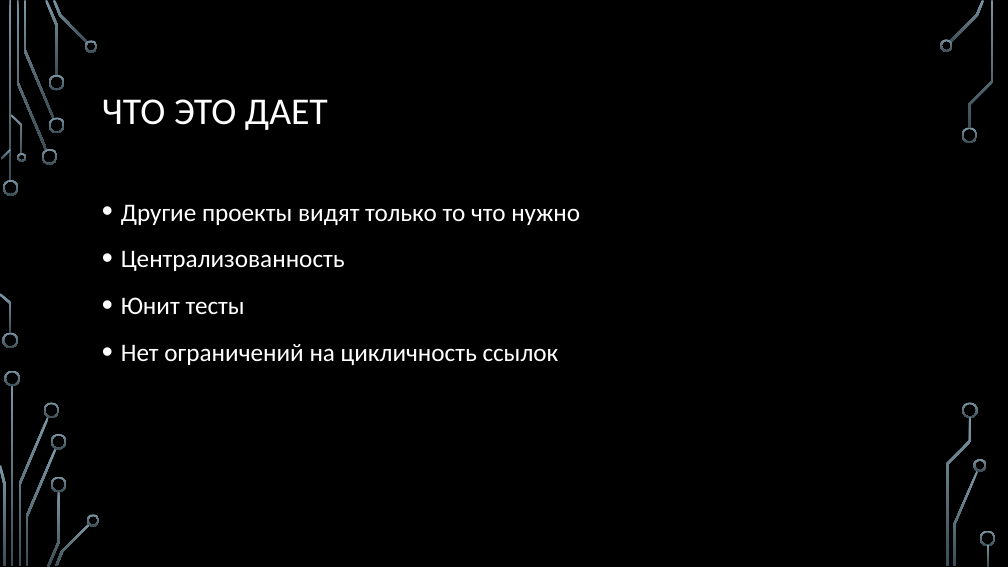
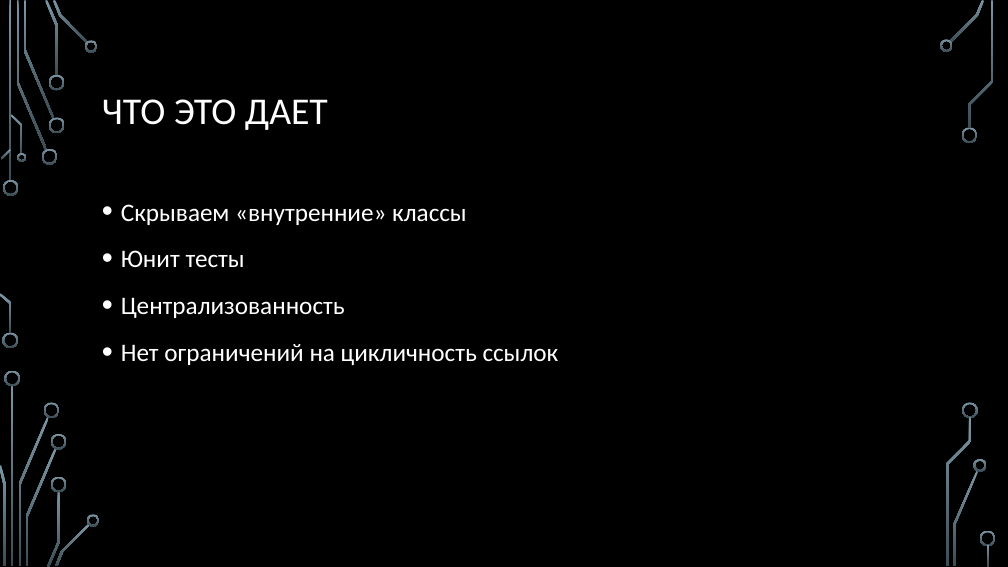
Before and after one commit to sergeyryskulov/Presentations, a slide deck: slide 9 of 8. Гексагональная архитектура/Архитектура больших проектов.pptx (slide 10 before the commit). Drawn at 1008x567 pixels with LibreOffice and Linux fonts; fonts in the diff are those of the drawing; background and template pictures are left out. Boxes give left, top, right and bottom in pixels: in the first picture for what was removed or moved away, otherwise in the second. Text is boxed around its words. In the diff, an @@ line names an element or a change of style, - is before the commit and + after.

```diff
--- a/8. Гексагональная архитектура/Архитектура больших проектов.pptx
+++ b/8. Гексагональная архитектура/Архитектура больших проектов.pptx
@@ text at <box>121,204,467,267</box>: text changed @@
-• Другие проекты видят только то что нужно
+• Скрываем «внутренние» классы
+• Юнит тесты
@@ text at <box>121,297,245,314</box>: paragraph removed @@
-• Юнит тесты
```
Also in this commit, not shown: 10 other slides changed, 3 slides added, 2 slides removed, 1 other file.
